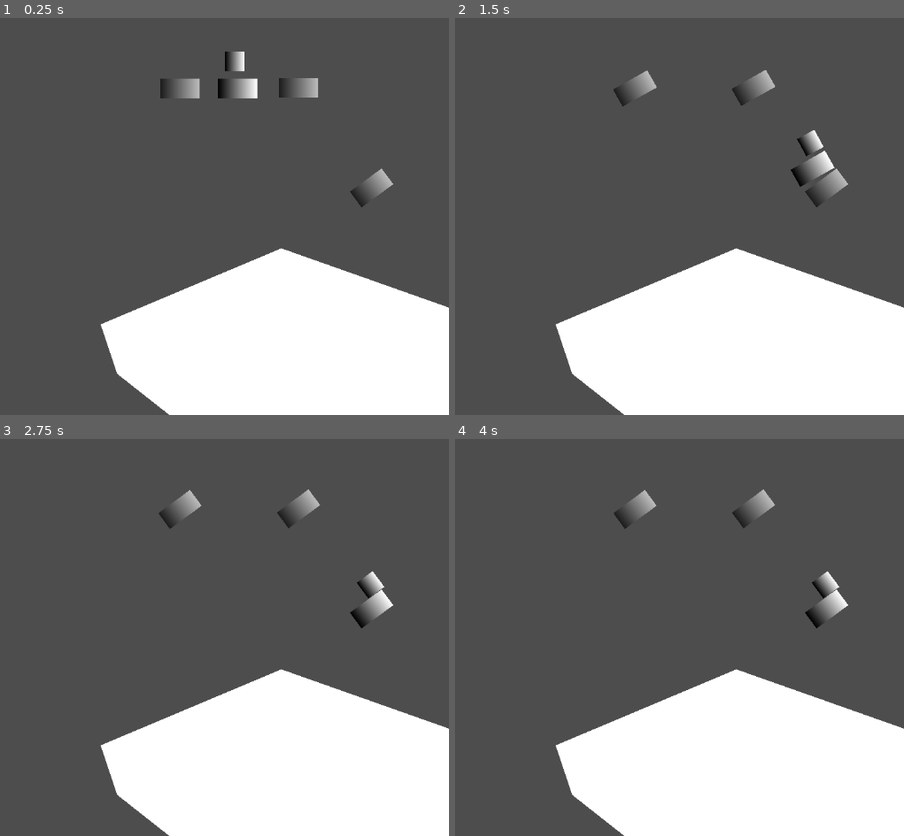
Above: before the commit, frames 1-4 (two rows, left to right).
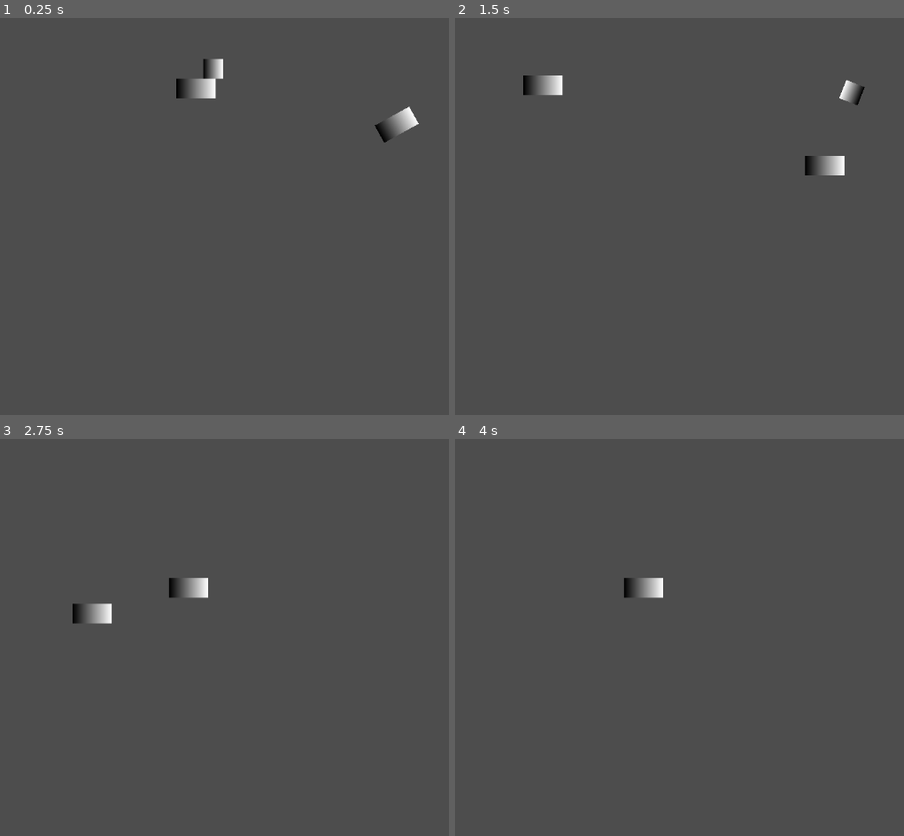
Above: after the commit, the same moments.

Repository: appellatebaton0/wierd-jam
Game: Godot game, scene res://Scenes/Main.tscn
Two runs of this game, one before a commit and one after it. Both use one fixed random seed, a clock stepped at 60 frames per second and the inputs below.
Inputs:
- Up to frame 1 (0.25 s): no input
- Up to frame 2 (1.5 s): tap Enter at 0.5 s; hold W 0.53-1.28 s; tap Space (JumpPerp, bound only after the commit) at 0.6, 0.77, 1.07, 1.35 s
- Up to frame 3 (2.75 s): tap Space (JumpPerp, bound only after the commit) at 1.52, 1.82, 2.1 s; hold W from 2.03 s (still down)
- Up to frame 4 (4 s): tap Space (JumpPerp, bound only after the commit) at 2.85, 3.02, 3.32, 3.6, 3.77 s; release W at 3.53 s

The runs differ from the first frame. In frame 1, 27% of the frame differs, in the area x 22-100%, y 8-100%; in frame 2, 27%; in frame 3, 27%; in frame 4, 26%.

Commit message:
h1.0.3 - Working(?) Riding
I'm pretty sure the rail-grinding now works, though I'm not sure the settings are tuned exactly how I want them to be.

Diff:
--- a/Scenes/Main.tscn
+++ b/Scenes/Main.tscn
@@ -2,6 +2,7 @@
 
 [ext_resource type="PackedScene" uid="uid://c83kcii5cge5" path="res://Scenes/SimpleRail.tscn" id="1_r150o"]
 [ext_resource type="PackedScene" uid="uid://b46f20mibw1h3" path="res://Scenes/Transform.tscn" id="2_kln2b"]
+[ext_resource type="Script" uid="uid://c86lscdglgeil" path="res://Scripts/Transform.gd" id="3_rgh2o"]
 [ext_resource type="PackedScene" uid="uid://dsu8ksqadgaqx" path="res://Scenes/Player.tscn" id="4_rgh2o"]
 
 [sub_resource type="Gradient" id="Gradient_00egt"]
@@ -12,36 +13,68 @@
 
 [node name="Main" type="Node" unique_id=1226045905]
 
-[node name="Polygon2D" type="Polygon2D" parent="." unique_id=1697428059]
-polygon = PackedVector2Array(9, 176, 303, 52, 588, 153, 1026, 145, 1309, 169, 1325, 319, 1054, 441, 203, 389, 36, 257)
-
-[node name="StaticBody2D" type="StaticBody2D" parent="Polygon2D" unique_id=226855967]
-
-[node name="CollisionPolygon2D" type="CollisionPolygon2D" parent="Polygon2D/StaticBody2D" unique_id=694761493]
-polygon = PackedVector2Array(9, 176, 303, 52, 588, 153, 1026, 145, 1309, 169, 1325, 319, 1054, 441, 203, 389, 36, 257)
-
 [node name="Camera2D" type="Camera2D" parent="." unique_id=1220805860]
 
 [node name="Player" parent="." unique_id=993666105 instance=ExtResource("4_rgh2o")]
-position = Vector2(139, -253)
+position = Vector2(142, -250)
 
 [node name="SimpleRail" parent="." unique_id=1357488898 node_paths=PackedStringArray("points") instance=ExtResource("1_r150o")]
-position = Vector2(392, -49)
-points = [NodePath("Point 0"), NodePath("Point 1"), NodePath("Point 2")]
+position = Vector2(-222, -426)
+facing_right = true
+points = [NodePath("Point 0"), NodePath("Point 1"), NodePath("Point 2"), NodePath("Point 3"), NodePath("Point 4")]
 
 [node name="Point 0" parent="SimpleRail" unique_id=514478884 instance=ExtResource("2_kln2b")]
-position = Vector2(-254, -160)
+position = Vector2(360, 217)
 texture = SubResource("GradientTexture2D_d4d1x")
+next_interpol_time = 0.9
+next_ease = -2.0
 pos = Vector2(138, -209)
 
 [node name="Point 1" parent="SimpleRail" unique_id=1599102106 instance=ExtResource("2_kln2b")]
-position = Vector2(-61, -161)
+position = Vector2(553, 216)
 texture = SubResource("GradientTexture2D_d4d1x")
 pos = Vector2(331, -210)
 
-[node name="Point 2" parent="SimpleRail" unique_id=1233960028 instance=ExtResource("2_kln2b")]
-position = Vector2(58, 2.3849983)
-rotation = -0.63399994
+[node name="Point 2" type="Sprite2D" parent="SimpleRail" unique_id=819551156 instance=ExtResource("2_kln2b")]
+modulate = Color(1, 1, 1, 0.62352943)
+position = Vector2(162, 211)
 texture = SubResource("GradientTexture2D_d4d1x")
-pos = Vector2(450, -46.615)
-rot = -0.634
+script = ExtResource("3_rgh2o")
+next_interpol_time = 1.3
+pos = Vector2(-60, -215)
+
+[node name="Point 3" type="Sprite2D" parent="SimpleRail" unique_id=1249837371 instance=ExtResource("2_kln2b")]
+modulate = Color(1, 1, 1, 0.62352943)
+position = Vector2(222, 403)
+texture = SubResource("GradientTexture2D_d4d1x")
+script = ExtResource("3_rgh2o")
+pos = Vector2(0, -23)
+
+[node name="Point 4" type="Sprite2D" parent="SimpleRail" unique_id=370792900 instance=ExtResource("2_kln2b")]
+modulate = Color(1, 1, 1, 0.62352943)
+texture = SubResource("GradientTexture2D_d4d1x")
+script = ExtResource("3_rgh2o")
+pos = Vector2(-222, -426)
+
+[node name="SimpleRail2" parent="." unique_id=843856472 node_paths=PackedStringArray("points") instance=ExtResource("1_r150o")]
+position = Vector2(152, -81)
+facing_right = false
+points = [NodePath("Point 0"), NodePath("Point 1"), NodePath("Point 2")]
+
+[node name="Point 0" parent="SimpleRail2" unique_id=639958847 instance=ExtResource("2_kln2b")]
+position = Vector2(362, -104)
+rotation = -0.7715469
+texture = SubResource("GradientTexture2D_d4d1x")
+next_interpol_time = 1.5
+pos = Vector2(514, -185)
+rot = -0.7715469
+
+[node name="Point 1" parent="SimpleRail2" unique_id=741416195 instance=ExtResource("2_kln2b")]
+position = Vector2(295, -2)
+texture = SubResource("GradientTexture2D_d4d1x")
+next_ease = -2.0
+pos = Vector2(447, -83)
+
+[node name="Point 2" parent="SimpleRail2" unique_id=1903020221 instance=ExtResource("2_kln2b")]
+texture = SubResource("GradientTexture2D_d4d1x")
+pos = Vector2(152, -81)
--- a/Scenes/Player.tscn
+++ b/Scenes/Player.tscn
@@ -15,6 +15,8 @@
 [node name="Player" type="CharacterBody2D" unique_id=993666105 groups=["Player"]]
 collision_layer = 2
 collision_mask = 5
+platform_on_leave = 2
+platform_floor_layers = 4294967040
 script = ExtResource("1_rpqav")
 
 [node name="CollisionShape2D" type="CollisionShape2D" parent="." unique_id=571296389]
--- a/Scenes/SimpleRail.tscn
+++ b/Scenes/SimpleRail.tscn
@@ -12,11 +12,13 @@
 size = Vector2(64, 32)
 
 [sub_resource type="RectangleShape2D" id="RectangleShape2D_w1t0f"]
-size = Vector2(64, 19.5)
+size = Vector2(64, 8.5)
 
 [node name="SimpleRail" type="CharacterBody2D" unique_id=1357488898]
 collision_mask = 0
 script = ExtResource("1_w1t0f")
+facing_right = null
+easing = 0.4
 debug_texture = SubResource("GradientTexture2D_d4d1x")
 
 [node name="Sprite2D" type="Sprite2D" parent="." unique_id=2124093363]
@@ -31,5 +33,5 @@
 collision_mask = 2
 
 [node name="CollisionShape2D" type="CollisionShape2D" parent="RailSnap" unique_id=567593294]
-position = Vector2(0, -34.25)
+position = Vector2(0, -28.75)
 shape = SubResource("RectangleShape2D_w1t0f")
--- a/Scripts/Player.gd
+++ b/Scripts/Player.gd
@@ -3,19 +3,41 @@
 
 var snapped_to:Rail
 
+var jump_velo := 0.0
+
 func _physics_process(delta: float) -> void:
 
-
 	if snapped_to:
+		# Match the rotation
 		rotation = lerp(rotation, snapped_to.rotation, 0.7)
 
-		velocity = snapped_to.velocity
+		# Match the velocity / grind on the rail
+		var grind_vel = Vector2(230 * (1 if snapped_to.facing_right else -1), 0).rotated(rotation)
+		var inert_vel = snapped_to.velocity
+
+		if mag(grind_vel) > mag(inert_vel):
+			velocity = grind_vel
+		else:
+			velocity = inert_vel
+
+		if Input.is_action_just_pressed("JumpPerp"):
+			print("!")
+			jump_velo = -500
+
+		velocity += Vector2(0, jump_velo).rotated(rotation)
+		jump_velo /= 1.1
+		#	print("!")
+		#	velocity += Vector2(0, -100).rotated(rotation)
 
 	else:
-		#velocity += get_gravity() * delta
 		rotation += 0.2
 
-		velocity += get_gravity() * delta
-		velocity.x /= 1.1
+		jump_velo = 0.0
+
+		velocity.x /= 1.01
+	velocity += get_gravity() * delta * (1 if not snapped_to else 3)
 
 	move_and_slide()
+
+## The magnitude of a vector2
+func mag(a:Vector2) -> float: return sqrt(pow(a.x,2) + pow(a.y, 2))
--- a/Scripts/Rail.gd
+++ b/Scripts/Rail.gd
@@ -5,7 +5,8 @@
 
 @onready var player:Player = get_tree().get_first_node_in_group("Player")
 
-@export var easing := 0.4 ## How much to ease the movement from one point to another.
+@export var facing_right = true
+
 @export var debug_texture:Texture2D ## The texture to apply to the Transforms in the debug view.
 
 @onready var rail_snap := get_rail_snap()
@@ -45,8 +46,8 @@
 
 	if len(points) > 1:
 
-		var pos = lerp_ease(curr.pos, next.pos, lerp_amnt, easing)
-		var rot = lerp_ease(curr.rot, next.rot, lerp_amnt, easing)
+		var pos = lerp_ease(curr.pos, next.pos, lerp_amnt, curr.next_ease)
+		var rot = lerp_ease(curr.rot, next.rot, lerp_amnt, curr.next_ease)
 
 		velocity = (pos - global_position) / delta
 
@@ -60,9 +61,8 @@
 			lerp_amnt = 0.0
 
 	var rail_bodies := rail_snap.get_overlapping_bodies()
-	print(rail_bodies, " - ", player.snapped_to)
 	if       rail_bodies.has(player) and player.snapped_to == null:
-		print("!!")
+
 		player.snapped_to = self
 	elif not rail_bodies.has(player) and player.snapped_to == self:
 		player.snapped_to = null
--- a/Scripts/Transform.gd
+++ b/Scripts/Transform.gd
@@ -2,11 +2,12 @@
 class_name Transform extends Sprite2D
 
 @export var next_interpol_time := 1.0
+@export var next_ease := 0.4
 
 @export var pos:Vector2
 @export var rot:float
 
-const DEBUG = true
+const DEBUG = false #true
 
 func _ready() -> void:
 	visible = Engine.is_editor_hint() or DEBUG
--- a/project.godot
+++ b/project.godot
@@ -23,6 +23,14 @@
 
 Player=""
 
+[input]
+
+JumpPerp={
+"deadzone": 0.2,
+"events": [Object(InputEventKey,"resource_local_to_scene":false,"resource_name":"","device":-1,"window_id":0,"alt_pressed":false,"shift_pressed":false,"ctrl_pressed":false,"meta_pressed":false,"pressed":false,"keycode":0,"physical_keycode":32,"key_label":0,"unicode":32,"location":0,"echo":false,"script":null)
+]
+}
+
 [layer_names]
 
 2d_physics/layer_1="Environment"
